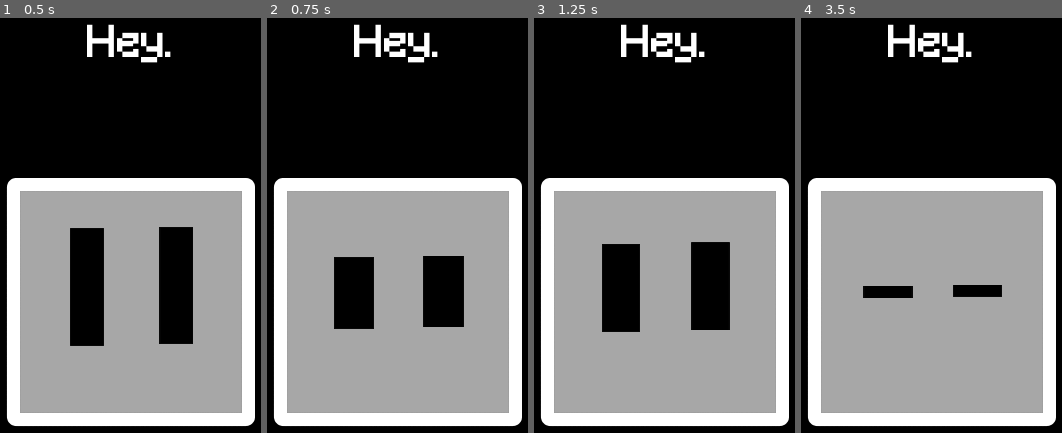
Above: before the commit, frames 1-4 (left to right).
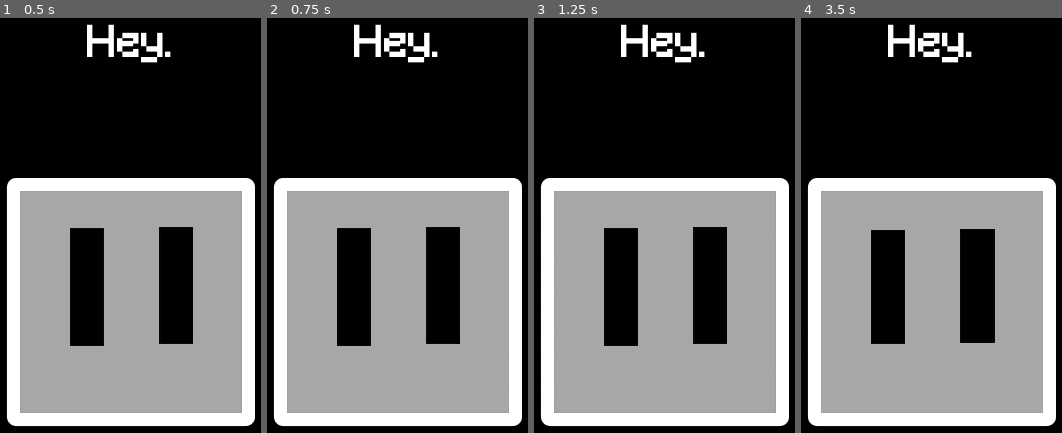
Above: after the commit, the same moments.

Repository: Cynthia7979/godot-projects
Game: Godot game, scene res://scenes/Main.tscn
Two runs of this game, one before a commit and one after it. Both use one fixed random seed, a clock stepped at 60 frames per second and the inputs below.
Inputs (mouse positions are in pixels of both pictures, inside the frame that each line leads up to):
- Up to frame 1 (0.5 s): no input
- Up to frame 2 (0.75 s): tap Enter at 0.5 s; move the mouse to (397, 300) at 0.52 s; click (397, 300) at 0.6 s
- Up to frame 3 (1.25 s): no input
- Up to frame 4 (3.5 s): move the mouse to (811, 304) at 1.27 s; click (811, 304) at 1.35 s; tap Space at 2 s; move the mouse to (991, 142) at 2.02 s; click (991, 142) at 2.1 s; tap Enter at 2.75 s; move the mouse to (900, 395) at 2.77 s; click (900, 395) at 2.85 s

Frame 1 is identical in both runs. In frame 2, 3.7% of the frame differs, in the area x 25-76%, y 50-80%; in frame 3, 2.6%; in frame 4, 6.8%, in the area x 23-78%, y 50-79%.
Error in both runs: Invalid get index '0' (on base: 'String'). (res://scenes/LanguageControl.gd:96)

Commit message:
Some uncommitted changes that lasted to this day

Diff:
--- a/Virtual Pet/scenes/Pet.gd
+++ b/Virtual Pet/scenes/Pet.gd
@@ -28,7 +28,7 @@
 		mouse_speed_sequence.size()-90,
 		mouse_speed_sequence.size()
 	)
-	if avg(sequence_of_interest) <= 1:  # No large motions
+	if avg(sequence_of_interest) <= 1:  # No large motions, enter idle mode
 		if not self.in_idle_mode:
 			self.idle_mode(0.3);
 			self.in_idle_mode = true;
@@ -37,6 +37,8 @@
 		self.in_idle_mode = false;
 
 	if self.getting_pet and $EyeAnimationPlayer.get_queue().size() < 2:
+		# Because one animation is only one cycle
+		# We need to set it on replay
 		$EyeAnimationPlayer.queue("get_pet");
 
 	last_mouse_position = new_mouse_position;
@@ -93,7 +95,7 @@
 				)
 			) / (PI / 2) + maximum_displacement_length / 2
 		)
-	)
+	);
 
 
 func _on_BlinkTimer_timeout():
@@ -113,18 +115,22 @@
 	# Adjust speed of AnimationPlayer to preferred length (seconds)
 	# Originall animation duration is 1s
 	$EyeAnimationPlayer.set_speed_scale(1 / animation_length);
-	reset_eye_return_animation_position();
-	# Play the animtaion
-	$EyeAnimationPlayer.play("eye_return");
+	self.eye_return();
 
 
 func reset_eye_return_animation_position():
 	# Adjust initial position values to current ones
+	# Call this function before starting the eye_return animation
 	var animation = $EyeAnimationPlayer.get_animation('eye_return');
 	var track_position = animation.find_track('Eyes:position');
 	animation.track_set_key_value(track_position, 0, $Eyes.position);
 	animation.track_set_key_value(track_position, 1, $Eyes.position * 0.8)
 	animation.track_set_key_value(track_position, 2, $Eyes.position * 0.1);
+
+
+func eye_return():
+	reset_eye_return_animation_position();
+	$EyeAnimationPlayer.play("eye_return");
 
 
 func get_pet():
@@ -138,19 +144,23 @@
 
 func stop_getting_pet():
 	$EyeAnimationPlayer.stop();
-	reset_eye_return_animation_position();
-	$EyeAnimationPlayer.play("eye_return");
+	self.eye_return();
 	get_tree().call_group('eye', 'open', 0.3);
 	$BlinkTimer.start();
 	self.getting_pet = false;
 
 
 func _on_Pet_mouse_entered():
-	print('ENTER')
-	self.get_pet();
+	$GetPetTimer.start();
+
+
+func _on_GetPetTimer_timeout():
+	if not self.in_idle_mode:
+		self.get_pet();
 
 
 func _on_Pet_mouse_exited():
+	$GetPetTimer.stop();
 	if self.getting_pet:
 		$StopGettingPetTimer.start();
 
--- a/Virtual Pet/scenes/Pet.tscn
+++ b/Virtual Pet/scenes/Pet.tscn
@@ -60,11 +60,6 @@
 [sub_resource type="RectangleShape2D" id=1]
 extents = Vector2( 248, 247 )
 
-[sub_resource type="Curve2D" id=2]
-_data = {
-"points": PoolVector2Array( 0, 0, 0, 0, 0, -1, 0, 0, 0, 0, 121, -1 )
-}
-
 [sub_resource type="Animation" id=5]
 length = 0.001
 tracks/0/type = "bezier"
@@ -118,7 +113,6 @@
 [sub_resource type="Animation" id=8]
 resource_name = "get_pet"
 length = 4.0
-loop = true
 step = 0.05
 tracks/0/type = "value"
 tracks/0/path = NodePath("Eyes:position")
@@ -205,22 +199,16 @@
 position = Vector2( 91, -33 )
 rotation = 3.14159
 
-[node name="EyeMovementPath" type="Path2D" parent="."]
-rotation = 0.577704
-curve = SubResource( 2 )
-
-[node name="PathFollow2D" type="PathFollow2D" parent="EyeMovementPath"]
-position = Vector2( 27.8401, -1 )
-offset = 27.85
-rotate = false
-loop = false
-
 [node name="BlinkTimer" type="Timer" parent="."]
 wait_time = 4.0
 one_shot = true
 
 [node name="StopGettingPetTimer" type="Timer" parent="."]
 wait_time = 0.8
+one_shot = true
+
+[node name="GetPetTimer" type="Timer" parent="."]
+wait_time = 0.7
 one_shot = true
 
 [node name="EyeAnimationPlayer" type="AnimationPlayer" parent="."]
@@ -233,6 +221,6 @@
 
 [connection signal="mouse_entered" from="." to="." method="_on_Pet_mouse_entered"]
 [connection signal="mouse_exited" from="." to="." method="_on_Pet_mouse_exited"]
-[connection signal="item_rect_changed" from="EyeMovementPath" to="EyeMovementPath/PathFollow2D" method="_on_EyeMovementPath_item_rect_changed"]
 [connection signal="timeout" from="BlinkTimer" to="." method="_on_BlinkTimer_timeout"]
 [connection signal="timeout" from="StopGettingPetTimer" to="." method="stop_getting_pet"]
+[connection signal="timeout" from="GetPetTimer" to="." method="_on_GetPetTimer_timeout"]
Not shown: 1 places in Virtual Pet/scenes/Pet.tscn that only renumber resources
